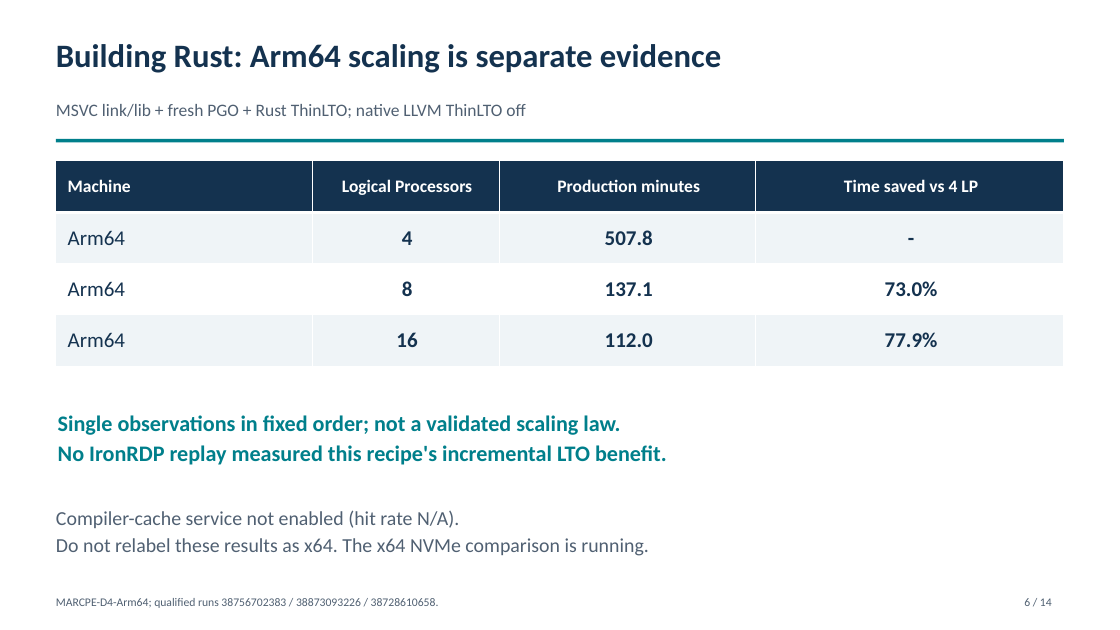
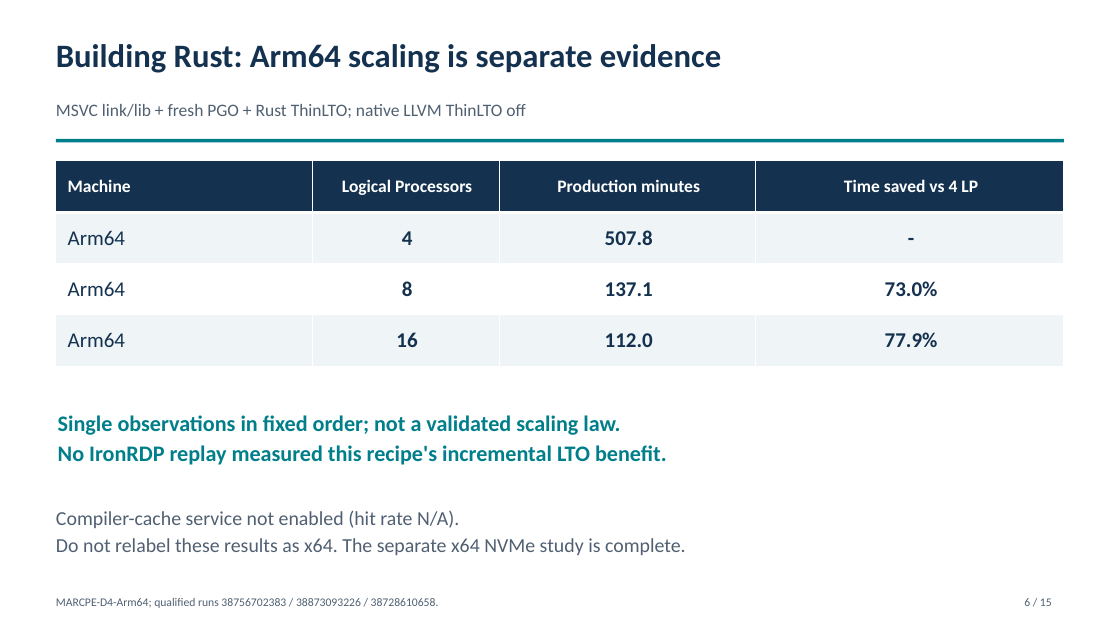
Before and after one commit to marcpems/IronRDP-ci-benchmark, a slide deck: slide 6 of ci-benchmark/matched-release/Rust-Optimization-Summary-Published.pptx. Drawn at 1120x630 pixels with LibreOffice and Linux fonts; fonts in the diff are those of the drawing. Boxes give left, top, right and bottom in pixels: in the first picture for what was removed or moved away, otherwise in the second. Text is boxed around its words. In the diff, an @@ line names an element or a change of style, - is before the commit and + after.

```diff
--- a/ci-benchmark/matched-release/Rust-Optimization-Summary-Published.pptx
+++ b/ci-benchmark/matched-release/Rust-Optimization-Summary-Published.pptx
@@ text at box(56, 538, 686, 555): text changed @@
-Do not relabel these results as x64. The x64 NVMe comparison is running.
+Do not relabel these results as x64. The separate x64 NVMe study is complete.
@@ text at box(1024, 598, 1052, 606): text changed @@
-6 / 14
+6 / 15
```
Also in this commit, not shown: 13 other slides changed, 1 slide added, 7 other files.
